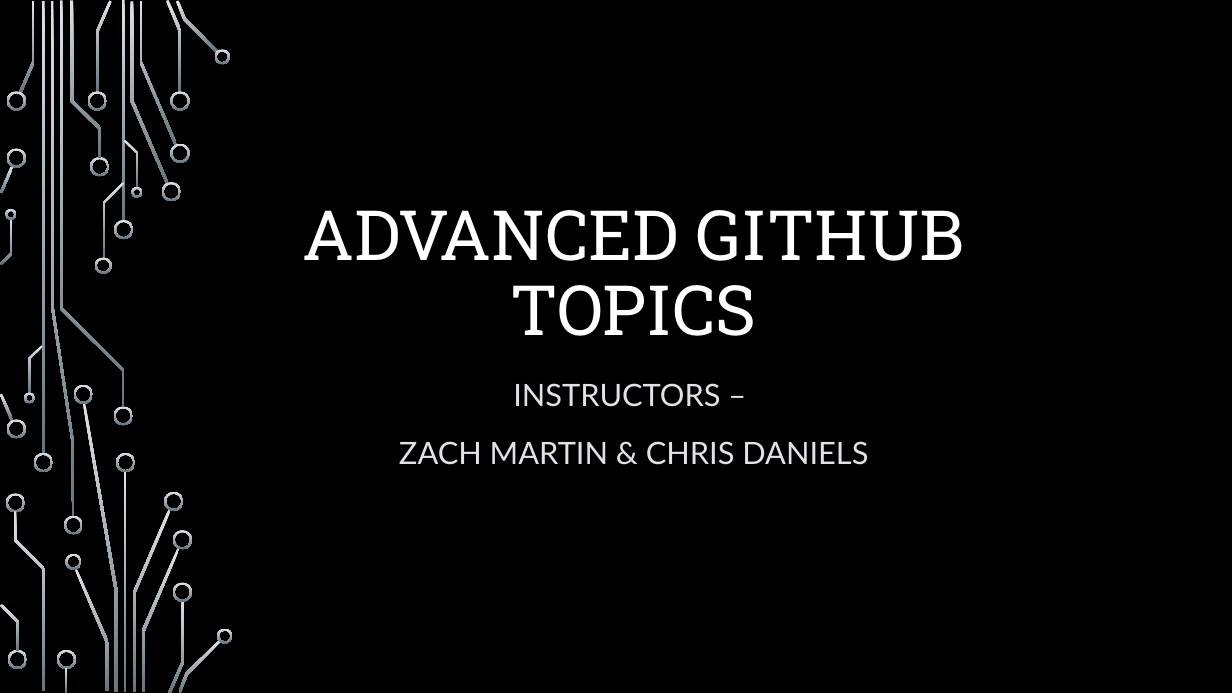
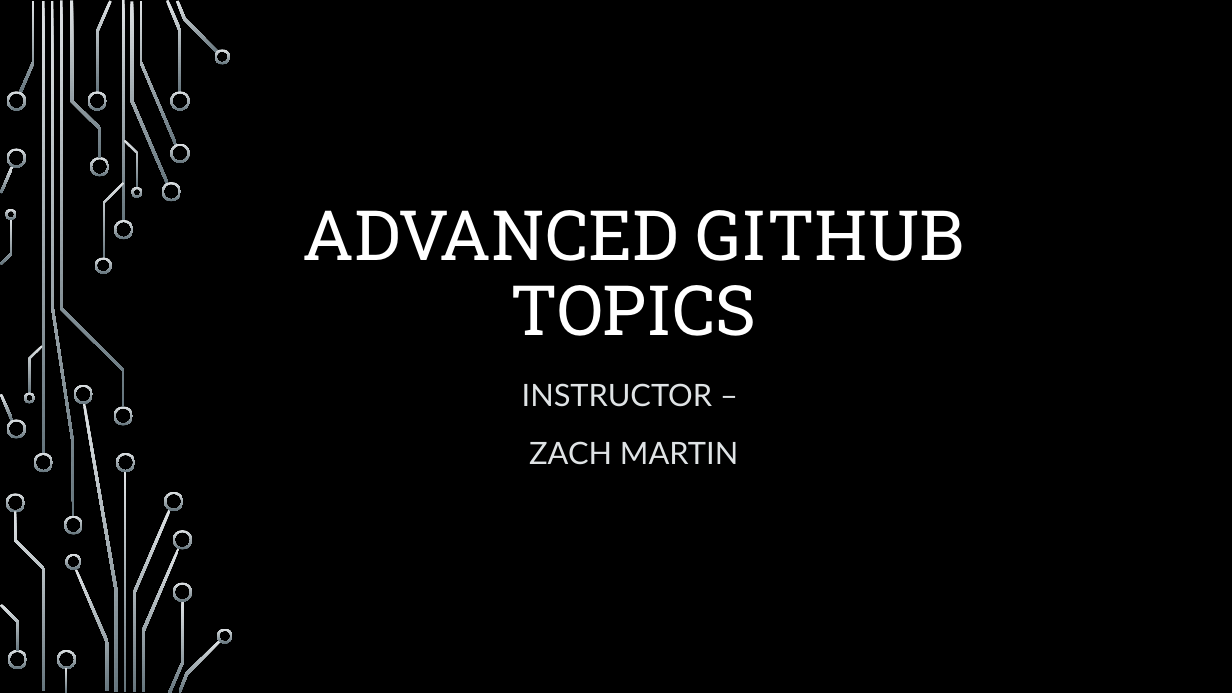
Before and after one commit to onideus/github-101-website, a slide deck: slide 1 of resources/Advanced github topics.pptx. Drawn at 1232x693 pixels with LibreOffice and Linux fonts; fonts in the diff are those of the drawing; background and template pictures are left out. Boxes give left, top, right and bottom in pixels: in the first picture for what was removed or moved away, otherwise in the second. Text is boxed around its words. In the diff, an @@ line names an element or a change of style, - is before the commit and + after.

```diff
--- a/resources/Advanced github topics.pptx
+++ b/resources/Advanced github topics.pptx
@@ subtitle at (522, 383, 738, 465): text changed @@
-INSTRUCTORS –
-ZACH MARTIN & CHRIS DANIELS
+INSTRUCTOR –
+ZACH MARTIN
```
Also in this commit, not shown: 5 other slides changed, 5 slides added.
